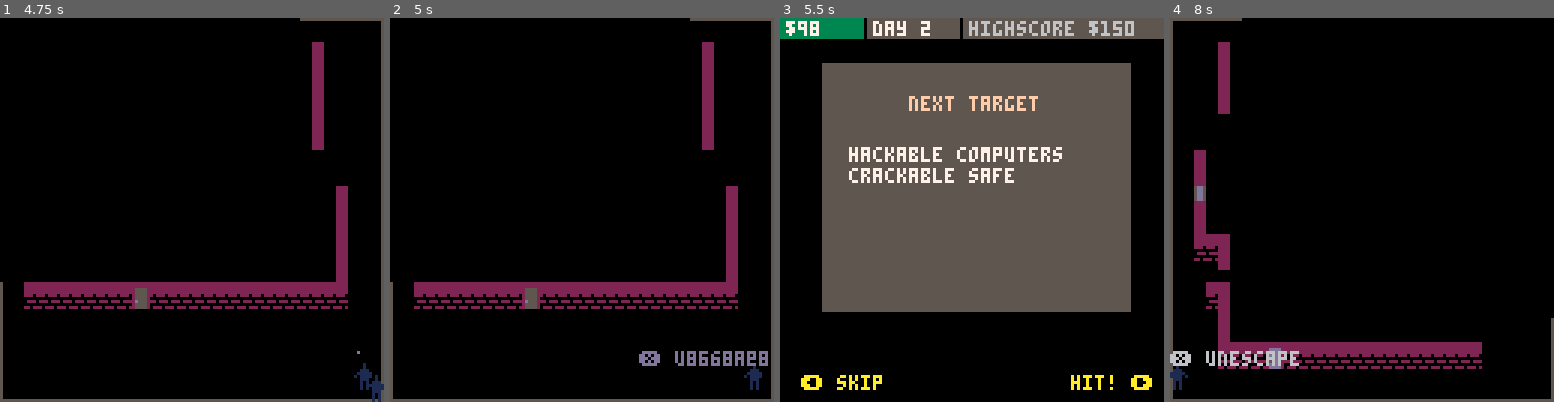
Above: before the commit, frames 1-4 (left to right).
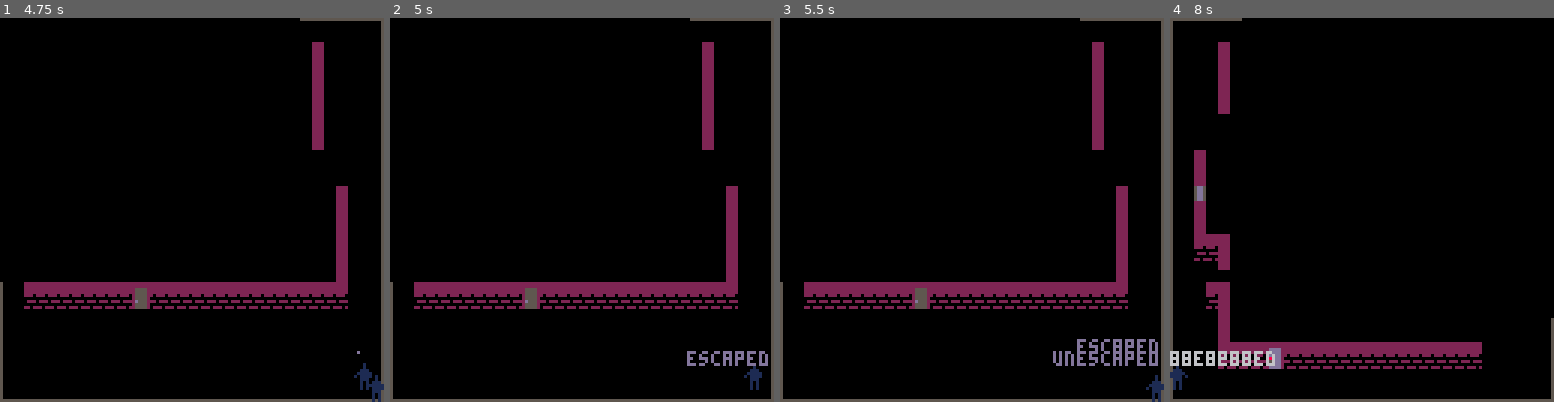
Above: after the commit, the same moments.

Repository: ironchestgames/pico-8-carts
Game: PICO-8 cartridge sneakystealy/v1.1/stealth.p8
Two runs of this game, one before a commit and one after it. Both use one fixed random seed, a clock stepped at 60 frames per second and the inputs below.
Inputs:
- Up to frame 1 (4.75 s): tap X (X key) at 0.33, 1.07, 1.85, 2.97, 4.08 s; tap O (Z key) at 0.7, 1.7, 2.1, 2.5, 2.9, 3.3, 3.7, 4.1, 4.5 s; hold Right 1.6-2.1 s; hold P2 Left 1.6-2.1 s; hold Up 2.15-2.42 s; hold P2 Down 2.15-2.42 s; hold Right 2.47-3.03 s; hold P2 Left 2.47-3.03 s; hold Left 3.08-3.58 s; hold P2 Right 3.08-3.58 s; hold Down 3.63-3.97 s; hold P2 Up 3.63-3.97 s; hold Right 4.02-4.68 s; hold P2 Left 4.02-4.68 s; hold Up from 4.73 s (still down); hold P2 Down from 4.73 s (still down)
- Up to frame 2 (5 s): keep holding Up; keep holding P2 Down; tap O (Z key) at 4.9 s
- Up to frame 3 (5.5 s): release Up at 5.03 s; release P2 Down at 5.03 s; hold Left from 5.08 s (still down); hold P2 Right from 5.08 s (still down); tap X (X key) at 5.2 s; tap O (Z key) at 5.3 s
- Up to frame 4 (8 s): release Left at 5.68 s; release P2 Right at 5.68 s; tap O (Z key) every 0.4 s from 5.7 to 7.7 s; hold Down 5.73-6.03 s; hold P2 Up 5.73-6.03 s; hold Right 6.08-6.58 s; hold P2 Left 6.08-6.58 s; tap X (X key) at 6.32, 7.43 s; hold Right 6.63-7.13 s; hold P2 Left 6.63-7.13 s; hold Up 7.18-7.45 s; hold P2 Down 7.18-7.45 s; hold Right from 7.5 s (still down); hold P2 Left from 7.5 s (still down)

Frame 1 is identical in both runs. In frame 2, 0.3% of the frame differs, in the area x 64-99%, y 86-91%; in frame 3, 61%, in the area x 0-100%, y 0-100%; in frame 4, 0.4%.

Commit message:
stealth - tweaked unescaping

Diff:
--- a/sneakystealy/v1.1/stealth.p8
+++ b/sneakystealy/v1.1/stealth.p8
@@ -1208,14 +1208,12 @@
     _p.i=_p.i^^1
     if _p.i == 0 then
      add(msgs,{_p.x,_p.y,'.',1,15})
-    elseif #escapedplayers > 0 then
-     local _ep=escapedplayers[1]
-     add(msgs,{_ep.x,_ep.y,'\x97 unescape ',1,23})
-    end
-   end
-
-   if btnp(5) and _p.i == 1 and #escapedplayers > 0 then
-    add(players,del(escapedplayers,escapedplayers[1]))
+    end
+   elseif (btnp(5,0) or btnp(5,1)) and #escapedplayers > 0 then
+    local _otherp=del(escapedplayers,escapedplayers[1])
+    _otherp.i=_p.i^^1
+    add(players,_otherp)
+    add(msgs,{_otherp.x,_otherp.y,'unescaped',1,18})
    end
 
    -- input
